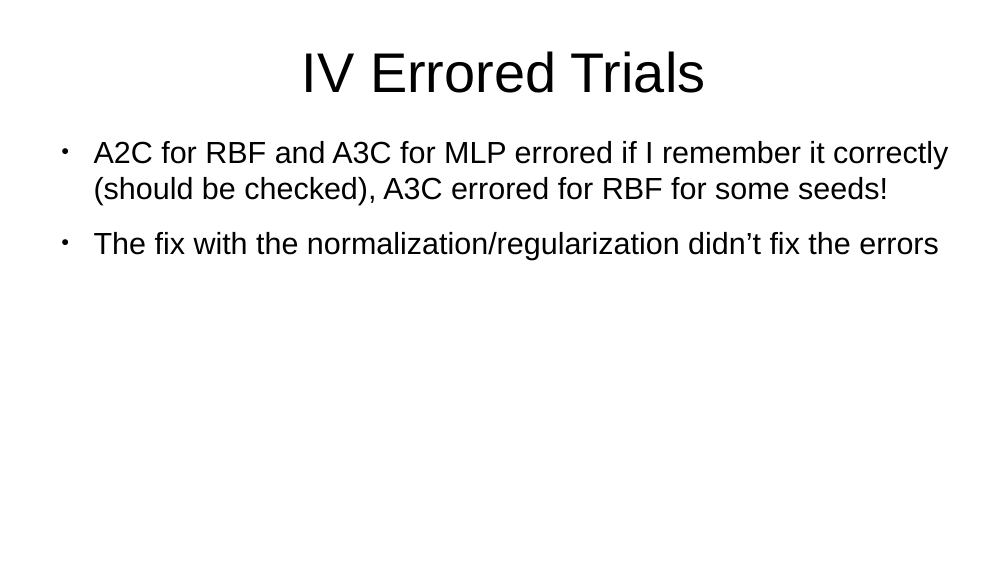
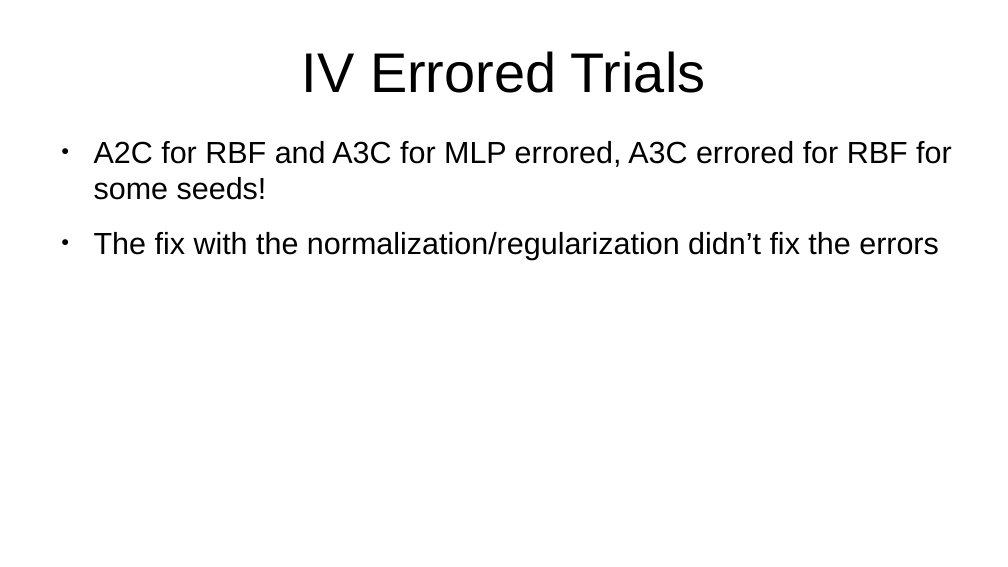
Before and after one commit to sgillen/seagul, a slide deck: slide 5 of seagul/rllib/rllib_with_rbf/Temporary_Results.odp (slide 8 before the commit). Drawn at 1008x567 pixels with LibreOffice and Linux fonts; fonts in the diff are those of the drawing. Boxes give left, top, right and bottom in pixels: in the first picture for what was removed or moved away, otherwise in the second. Text is boxed around its words. In the diff, an @@ line names an element or a change of style, - is before the commit and + after.

```diff
--- a/seagul/rllib/rllib_with_rbf/Temporary_Results.odp
+++ b/seagul/rllib/rllib_with_rbf/Temporary_Results.odp
@@ text at <box>94,141,952,200</box>: text changed @@
-● A2C for RBF and A3C for MLP errored if I remember it correctly (should be checked), A3C errored for RBF for some seeds!
+● A2C for RBF and A3C for MLP errored, A3C errored for RBF for some seeds!
```
Also in this commit, not shown: 3 other slides changed, 10 slides added, 3 slides removed, 34 other files.
